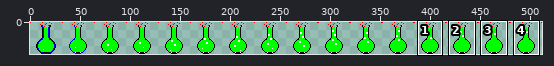
File history of a sprite sheet, LabyrinthContent/Sprites/flask.png. Above: a wide view before the commit, with the close-up outlined.
Close-up. Old version:
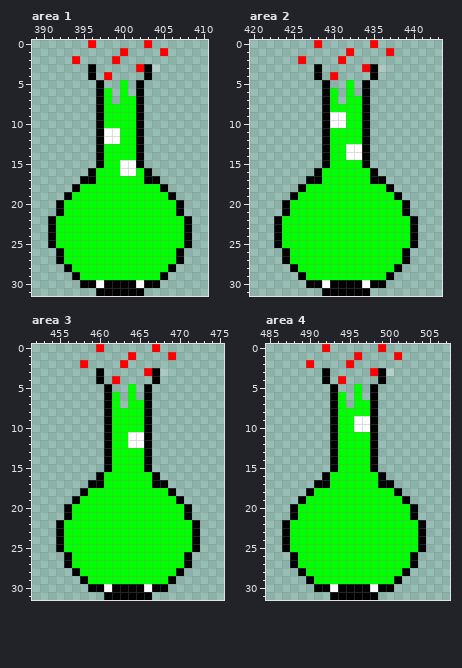
The file is 512x32 pixels. Pixels under 10% opacity are left out. Colours within 5 levels of each other are drawn and written as one. Shown: area 1: x 389..410, y 0..31; area 2: x 420..443, y 0..31; area 3: x 452..475, y 0..31; area 4: x 485..507, y 0..31. The commit also changed other parts of the picture, which this record leaves out.
After the commit:
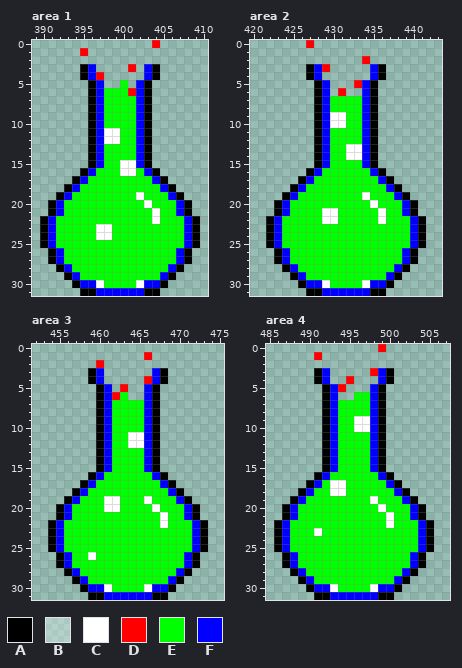
Palette (. is transparent): A #000000  B #ffffff49  C #ffffff  D #ff0000  E #00ff00  F #0000ff
Change:
--- area 1
@@ x 389..410 @@
- 0 .......D......D.......
- 1 ...........D....D.....
- 2 .....D....D...........
- 3 .......A.....DAB......
- 4 .......A.D....A.......
- 5 ........A..E.A........
- 6 ........AE.E.A........
- 7 ........AE.EEA........
- 8 ........AEEEEA........
- 9 ........AEEEEA........
-10 ........AEEEEA........
-11 ........ACCEEA........
-12 ........ACCEEA........
-13 ........AEEEEA........
-14 ........AEEEEA........
-15 ........AEECCA........
-16 .......AEEECCEA.......
-17 ......AAEEEEEEAA......
-18 .....AEEEEEEEEEEA.....
-19 ....AEEEEEEEEEEEEA....
-20 ...AEEEEEEEEEEEEEEA...
-21 ...AEEEEEEEEEEEEEEA...
-22 ..AEEEEEEEEEEEEEEEEA..
-23 ..AEEEEEEEEEEEEEEEEA..
-24 ..AEEEEEEEEEEEEEEEEA..
-25 ..AEEEEEEEEEEEEEEEEA..
-26 ...AEEEEEEEEEEEEEEA...
-27 ...AEEEEEEEEEEEEEEA...
-28 ....AEEEEEEEEEEEEA....
-29 .....AEEEEEEEEEEA.....
-30 ......AACAAAACAA......
-31 ........AAAAAA........
+ 0 ...............D......
+ 1 ......D...............
+ 2 ......................
+ 3 ......AF....D.FA......
+ 4 ......AFD.....FA......
+ 5 .......AF..E.FA.......
+ 6 .......AFEEEDFA.......
+ 7 .......AFEEEEFA.......
+ 8 .......AFEEEEFA.......
+ 9 .......AFEEEEFA.......
+10 .......AFEEEEFA.......
+11 .......AFCCEEFA.......
+12 .......AFCCEEFA.......
+13 .......AFEEEEFA.......
+14 .......AFEEEEFA.......
+15 .......AFEECCFA.......
+16 ......AFEEECCEFA......
+17 .....AFEEEEEEEEFA.....
+18 ....AFEEEEEEEEEEFA....
+19 ...AFEEEEEEEECEEEFA...
+20 ..AFEEEEEEEEEECEEEFA..
+21 ..AFEEEEEEEEEEECEEFA..
+22 .AFEEEEEEEEEEEECEEEFA.
+23 .AFEEEEECCEEEEEEEEEFA.
+24 .AFEEEEECCEEEEEEEEEFA.
+25 .AFEEEEEEEEEEEEEEEEFA.
+26 ..AFEEEEEEEEEEEEEEFA..
+27 ..AFEEEEEEEEEEEEEEFA..
+28 ...AFEEEEEEEEEEEEFA...
+29 ....AFEEEEEEEEEEFA....
+30 .....AFFCEEEECFFA.....
+31 ......AAFFFFFFAA......
--- area 2
@@ x 420..443 @@
- 0 ........D......D........
- 1 ............D....D......
- 2 ......D....D............
- 3 ........A.....DAB.......
- 4 ........A.D....A........
- 5 .........A..E.A.........
- 6 .........AE.E.A.........
- 7 .........AE.EEA.........
- 8 .........AEEEEA.........
- 9 .........ACCEEA.........
-10 .........ACCEEA.........
-11 .........AEEEEA.........
-12 .........AEEEEA.........
-13 .........AEECCA.........
-14 .........AEECCA.........
-15 .........AEEEEA.........
-16 ........AEEEEEEA........
-17 .......AAEEEEEEAA.......
-18 ......AEEEEEEEEEEA......
-19 .....AEEEEEEEEEEEEA.....
-20 ....AEEEEEEEEEEEEEEA....
-21 ....AEEEEEEEEEEEEEEA....
-22 ...AEEEEEEEEEEEEEEEEA...
-23 ...AEEEEEEEEEEEEEEEEA...
-24 ...AEEEEEEEEEEEEEEEEA...
-25 ...AEEEEEEEEEEEEEEEEA...
-26 ....AEEEEEEEEEEEEEEA....
-27 ....AEEEEEEEEEEEEEEA....
-28 .....AEEEEEEEEEEEEA.....
-29 ......AEEEEEEEEEEA......
-30 .......AACAAAACAA.......
-31 .........AAAAAA.........
+ 0 .......D................
+ 1 ........................
+ 2 ..............D.........
+ 3 .......AFD.....FA.......
+ 4 .......AF......FA.......
+ 5 ........AF...DFA........
+ 6 ........AF.D..FA........
+ 7 ........AFEEEEFA........
+ 8 ........AFEEEEFA........
+ 9 ........AFCCEEFA........
+10 ........AFCCEEFA........
+11 ........AFEEEEFA........
+12 ........AFEEEEFA........
+13 ........AFEECCFA........
+14 ........AFEECCFA........
+15 ........AFEEEEFA........
+16 .......AFEEEEEEFA.......
+17 ......AFEEEEEEEEFA......
+18 .....AFEEEEEEEEEEFA.....
+19 ....AFEEEEEEEECEEEFA....
+20 ...AFEEEEEEEEEECEEEFA...
+21 ...AFEEEECCEEEEECEEFA...
+22 ..AFEEEEECCEEEEECEEEFA..
+23 ..AFEEEEEEEEEEEEEEEEFA..
+24 ..AFEEEEEEEEEEEEEEEEFA..
+25 ..AFEEEEEEEEEEEEEEEEFA..
+26 ...AFEEEEEEEEEEEEEEFA...
+27 ...AFEEEEEEEEEEEEEEFA...
+28 ....AFEEEEEEEEEEEEFA....
+29 .....AFEEEEEEEEEEFA.....
+30 ......AFFCEEEECFFA......
+31 .......AAFFFFFFAA.......
--- area 3
@@ x 452..475 @@
- 0 ........D......D........
- 1 ............D....D......
- 2 ......D....D............
- 3 ........A.....DAB.......
- 4 ........A.D....A........
- 5 .........A..E.A.........
- 6 .........AE.E.A.........
- 7 .........AE.EEA.........
- 8 .........AEEEEA.........
- 9 .........AEEEEA.........
-10 .........AEEEEA.........
-11 .........AEECCA.........
-12 .........AEECCA.........
-13 .........AEEEEA.........
-14 .........AEEEEA.........
-15 .........AEEEEA.........
-16 ........AEEEEEEA........
-17 .......AAEEEEEEAA.......
-18 ......AEEEEEEEEEEA......
-19 .....AEEEEEEEEEEEEA.....
-20 ....AEEEEEEEEEEEEEEA....
-21 ....AEEEEEEEEEEEEEEA....
-22 ...AEEEEEEEEEEEEEEEEA...
-23 ...AEEEEEEEEEEEEEEEEA...
-24 ...AEEEEEEEEEEEEEEEEA...
-25 ...AEEEEEEEEEEEEEEEEA...
-26 ....AEEEEEEEEEEEEEEA....
-27 ....AEEEEEEEEEEEEEEA....
-28 .....AEEEEEEEEEEEEA.....
-29 ......AEEEEEEEEEEA......
-30 .......AACAAAACAA.......
-31 .........AAAAAA.........
+ 0 ........................
+ 1 ..............D.........
+ 2 ........D...............
+ 3 .......AF......FA.......
+ 4 .......AF.....DFA.......
+ 5 ........AF.D..FA........
+ 6 ........AFDE..FA........
+ 7 ........AFEEEEFA........
+ 8 ........AFEEEEFA........
+ 9 ........AFEEEEFA........
+10 ........AFEEEEFA........
+11 ........AFEECCFA........
+12 ........AFEECCFA........
+13 ........AFEEEEFA........
+14 ........AFEEEEFA........
+15 ........AFEEEEFA........
+16 .......AFEEEEEEFA.......
+17 ......AFEEEEEEEEFA......
+18 .....AFEEEEEEEEEEFA.....
+19 ....AFEEECCEEECEEEFA....
+20 ...AFEEEECCEEEECEEEFA...
+21 ...AFEEEEEEEEEEECEEFA...
+22 ..AFEEEEEEEEEEEECEEEFA..
+23 ..AFEEEEEEEEEEEEEEEEFA..
+24 ..AFEEEEEEEEEEEEEEEEFA..
+25 ..AFEEEEEEEEEEEEEEEEFA..
+26 ...AFEECEEEEEEEEEEEFA...
+27 ...AFEEEEEEEEEEEEEEFA...
+28 ....AFEEEEEEEEEEEEFA....
+29 .....AFEEEEEEEEEEFA.....
+30 ......AFFCEEEECFFA......
+31 .......AAFFFFFFAA.......
--- area 4
@@ x 485..507 @@
- 0 .......D......D........
- 1 ...........D....D......
- 2 .....D....D............
- 3 .......A.....DAB.......
- 4 .......A.D....A........
- 5 ........A..E.A.........
- 6 ........AE.E.A.........
- 7 ........AE.EEA.........
- 8 ........AEEEEA.........
- 9 ........AEECCA.........
-10 ........AEECCA.........
-11 ........AEEEEA.........
-12 ........AEEEEA.........
-13 ........AEEEEA.........
-14 ........AEEEEA.........
-15 ........AEEEEA.........
-16 .......AEEEEEEA........
-17 ......AAEEEEEEAA.......
-18 .....AEEEEEEEEEEA......
-19 ....AEEEEEEEEEEEEA.....
-20 ...AEEEEEEEEEEEEEEA....
-21 ...AEEEEEEEEEEEEEEA....
-22 ..AEEEEEEEEEEEEEEEEA...
-23 ..AEEEEEEEEEEEEEEEEA...
-24 ..AEEEEEEEEEEEEEEEEA...
-25 ..AEEEEEEEEEEEEEEEEA...
-26 ...AEEEEEEEEEEEEEEA....
-27 ...AEEEEEEEEEEEEEEA....
-28 ....AEEEEEEEEEEEEA.....
-29 .....AEEEEEEEEEEA......
-30 ......AACAAAACAA.......
-31 ........AAAAAA.........
+ 0 ..............D........
+ 1 ......D................
+ 2 .......................
+ 3 ......AF.....DFA.......
+ 4 ......AF..D...FA.......
+ 5 .......AFD...FA........
+ 6 .......AF..EEFA........
+ 7 .......AFEEEEFA........
+ 8 .......AFEEEEFA........
+ 9 .......AFEECCFA........
+10 .......AFEECCFA........
+11 .......AFEEEEFA........
+12 .......AFEEEEFA........
+13 .......AFEEEEFA........
+14 .......AFEEEEFA........
+15 .......AFEEEEFA........
+16 ......AFEEEEEEFA.......
+17 .....AFECCEEEEEFA......
+18 ....AFEECCEEEEEEFA.....
+19 ...AFEEEEEEEECEEEFA....
+20 ..AFEEEEEEEEEECEEEFA...
+21 ..AFEEEEEEEEEEECEEFA...
+22 .AFEEEEEEEEEEEECEEEFA..
+23 .AFEEECEEEEEEEEEEEEFA..
+24 .AFEEEEEEEEEEEEEEEEFA..
+25 .AFEEEEEEEEEEEEEEEEFA..
+26 ..AFEEEEEEEEEEEEEEFA...
+27 ..AFEEEEEEEEEEEEEEFA...
+28 ...AFEEEEEEEEEEEEFA....
+29 ....AFEEEEEEEEEEFA.....
+30 .....AFFCEEEECFFA......
+31 ......AAFFFFFFAA.......
